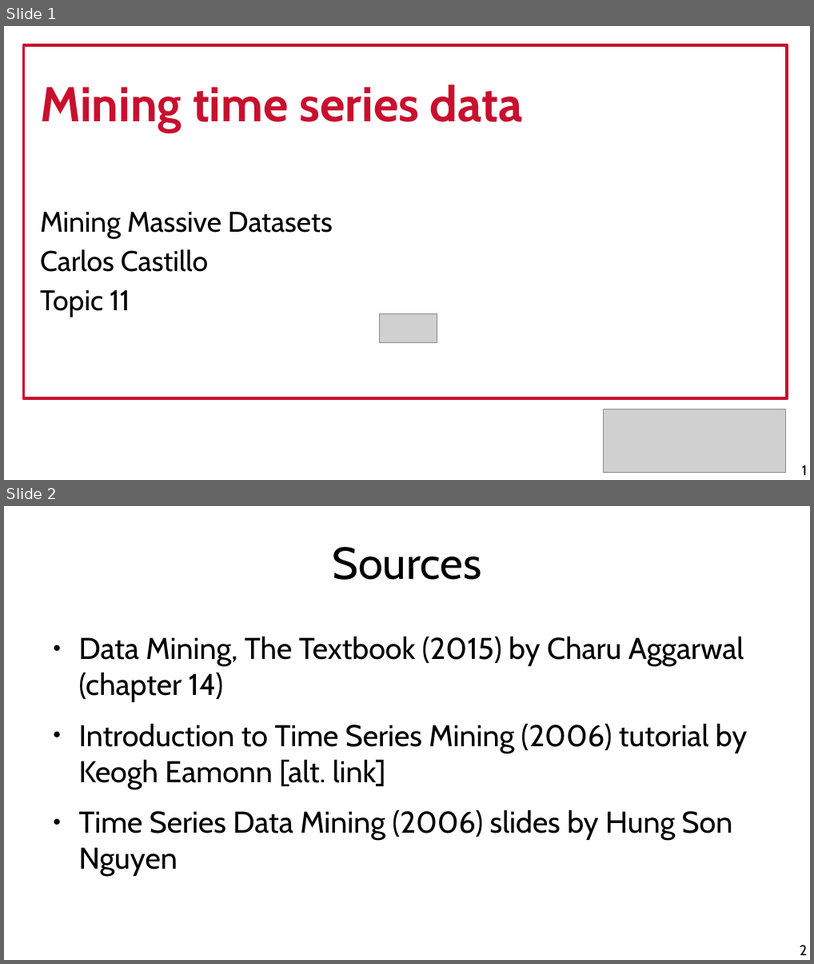
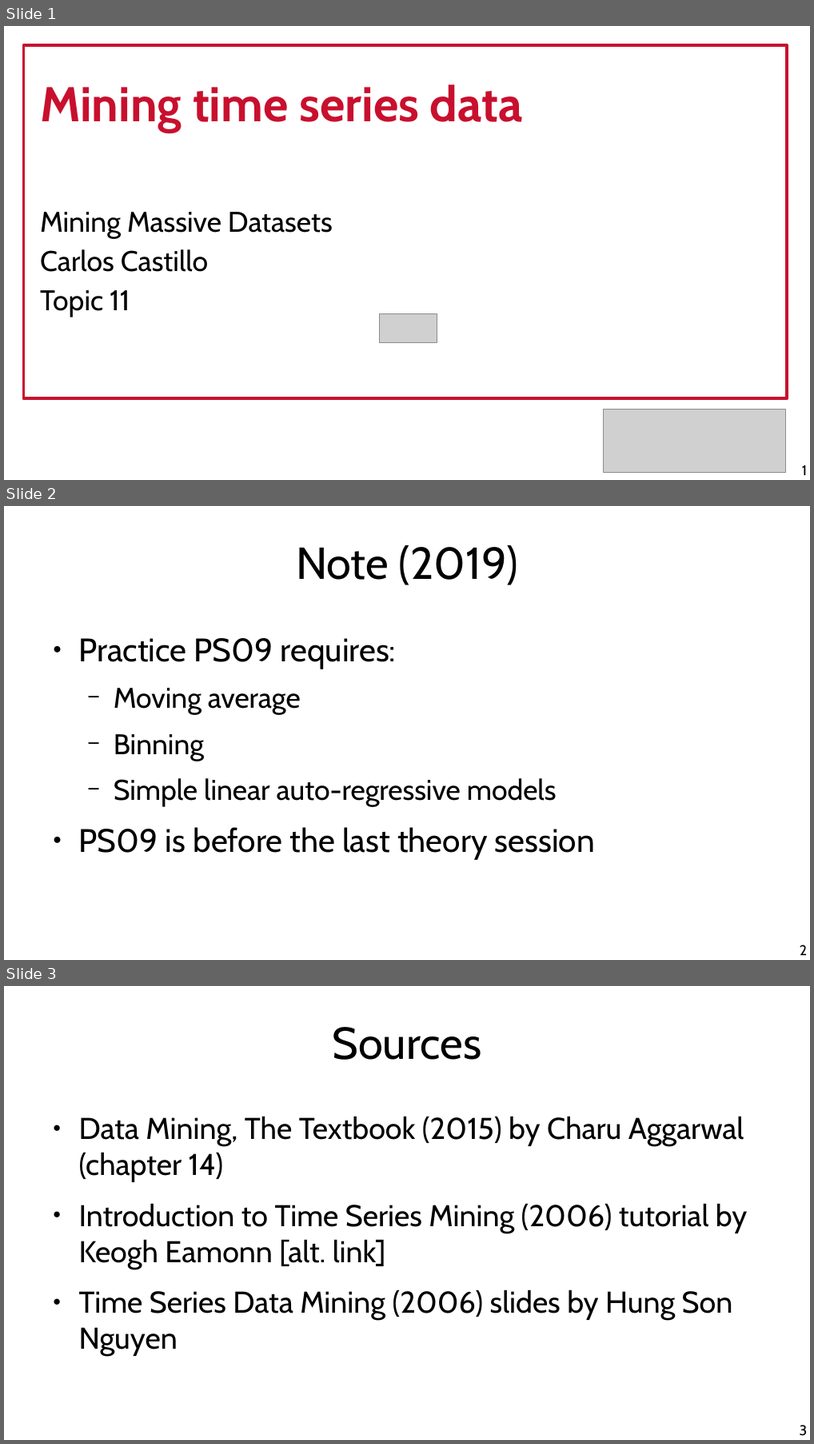
Before and after one commit to marco-calautti/data-mining-course, a slide deck: theory/tt11_time_series.odp. Shown one above the other, each under a label of ours: slides 1 and 2 before the commit, slides 1, 2 and 3 after it. The pictures are 814x964 and 814x1444 pixels, drawn with LibreOffice and Linux fonts; fonts in the diff are those of the drawing; grey boxes stand for pictures. Boxes give left, top, right and bottom in pixels: in the first picture for what was removed or moved away, otherwise in the second. Text is boxed around its words. In the diff, an @@ line names an element or a change of style, - is before the commit and + after.

```diff
--- a/theory/tt11_time_series.odp
+++ b/theory/tt11_time_series.odp
@@ slide 2 added at box(4, 506, 810, 960), background #FFFFFF @@
@@ title added at box(296, 545, 518, 585), 44 pt, text #000000 @@
+Note (2019)
@@ text added at box(79, 638, 595, 860), 32 pt, text #000000 @@
+● Practice PS09 requires:
+  − Moving average
+  − Binning
+  − Simple linear auto-regressive models
+● PS09 is before the last theory session
@@ page number added at box(800, 944, 807, 955), 14 pt, text #000000 @@
+2
@@ what was slide 2 is now slide 3 @@
@@ page number at box(800, 1424, 808, 1436): text changed @@
-2
+3
```
Also in this commit, not shown: 6 slides changed, 2 other files.
